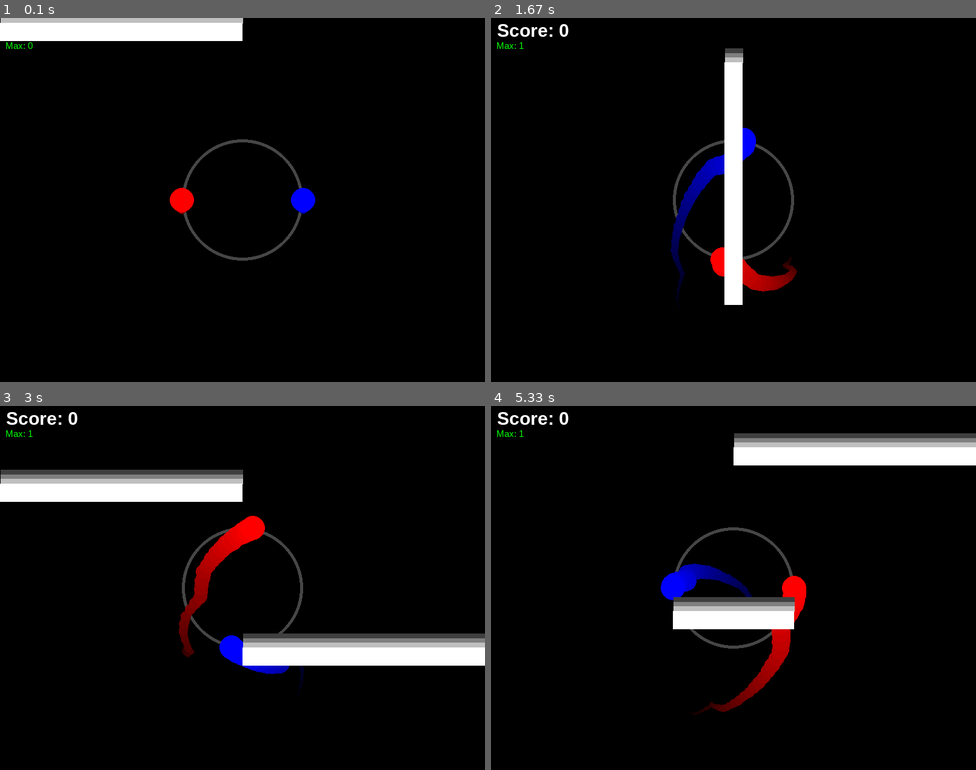
Above: before the commit, frames 1-4 (two rows, left to right).
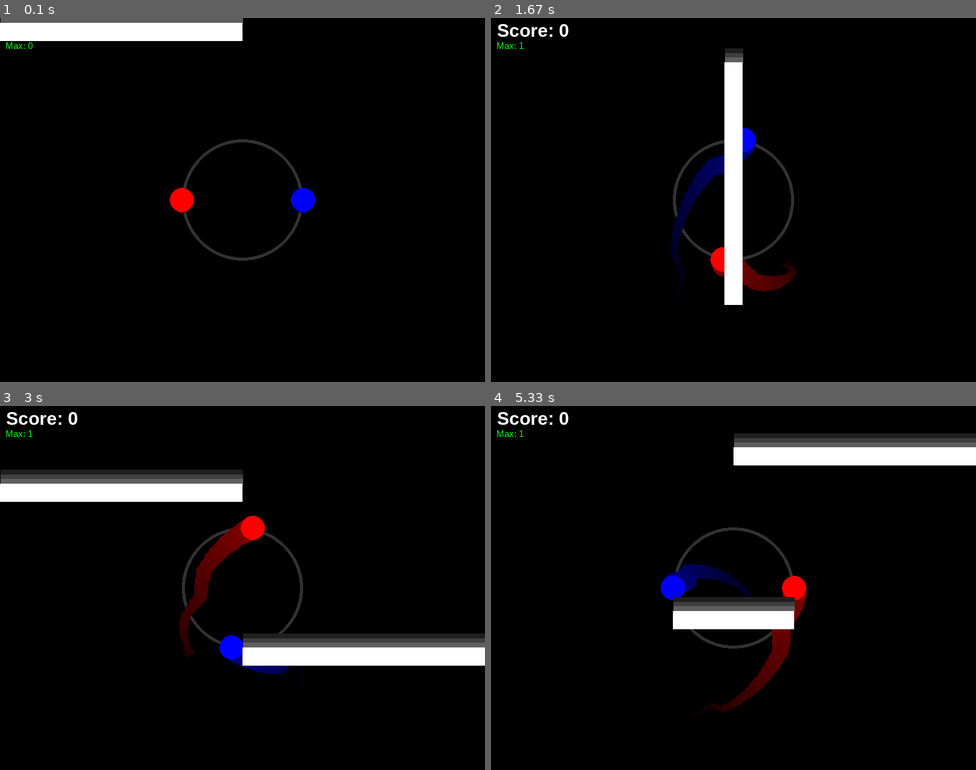
Above: after the commit, the same moments.

Repository: ycarowwww/atividades_backend_ifrn
Game: pygame game, started from 1Ano/JogoFimDeAno/duet.py
Same seed, same stepped clock (60 frames per second), same inputs: the game is played once before the commit and once after it.
Inputs:
- Up to frame 1 (0.1 s): no input
- Up to frame 2 (1.67 s): tap Shift at 0.33, 0.73, 1.03, 1.23, 1.53 s; hold D 0.67-1.13 s; tap Space at 0.82 s; hold D 1.17-1.63 s
- Up to frame 3 (3 s): hold A 1.67-2.2 s; tap Shift at 1.73, 2.03, 2.3, 2.6, 2.73 s; hold A 2.23-2.63 s; tap Space at 2.38 s; hold D from 2.67 s (still down)
- Up to frame 4 (5.33 s): tap Shift at 3.03, 3.4, 3.7, 3.9, 4.2, 4.4, 4.7, 4.9, 5.2 s; release D at 3.3 s; hold A 3.33-3.8 s; hold D 3.83-4.3 s; tap Space at 3.98 s; hold D 4.33-4.8 s; hold A from 4.83 s (still down)

The runs differ from the first frame. In frame 1, 0.7% of the frame differs, in the area x 0-64%, y 0-54%; in frame 2, 1.5%; in frame 3, 5.2%, in the area x 0-100%, y 17-74%; in frame 4, 4.3%.

Commit message:
PFA - Mudança nas Cores
Agora os "tracks" dos players e dos obstáculos começam mais escuros ao invés da exata mesma cor do objeto mesmo. Cinza da "roda" escurecido levemente.

Diff:
--- a/1Ano/JogoFimDeAno/duet.py
+++ b/1Ano/JogoFimDeAno/duet.py
@@ -1,5 +1,6 @@
 import pygame as pg
 import pygame.freetype
+import colorsys
 from math import cos, sin, radians
 from random import randint
 
@@ -13,12 +14,33 @@
 FPS: float = 60.0
 COLORS: dict[str, tuple[int, int, int]] = {
     "BLACK" : (0, 0, 0),
-    "GRAY" : (70, 70, 70),
+    "GRAY" : (50, 50, 50),
     "WHITE" : (255, 255, 255),
     "RED" : (255, 0, 0),
     "GREEN" : (0, 255, 0),
     "BLUE" : (0, 0, 255)
 }
+
+def adjust_brightness(color: tuple[int, int, int], brightness_factor: float) -> tuple[int, int, int]:
+    """
+        Ajusta o brilho de uma cor RGB convertendo-a para HSV.
+
+        Args:
+            color (tuple): Cor RGB original.
+            brightness_factor (float): Fator de Ajusta (1.0 = sem ajuste).
+
+        Returns:
+            tuple: cor RGB ajustada.
+    """
+
+    r, g, b = color
+    h, s, v = colorsys.rgb_to_hsv(r / 255.0, g / 255.0, b / 255.0)
+
+    v = min(1.0, max(0.0, v * brightness_factor))
+
+    r, g, b = colorsys.hsv_to_rgb(h, s, v)
+
+    return (int(r * 255), int(g * 255), int(b * 255))
 
 class Player:
     def __init__(self, position: list[int], color: tuple[int, int, int], size: int, angle: int = 0) -> None:
@@ -30,6 +52,7 @@
         self.hitbox_rect.center = self.position
         self.positions_track = []
         self.distance = 100
+        self.color_track = adjust_brightness(self.color, 0.5)
 
     def update(self, screen: pg.Surface, point: tuple[int, int], key: pg.key.ScancodeWrapper) -> None:
         if key[pg.K_LSHIFT] and self.distance > 0:
@@ -49,7 +72,7 @@
         track_length: int = len(self.positions_track)
         for line in range(track_length-1, 0, -1):
             line_width: int = int(-2 * self.size / track_length * line + 2 * self.size)
-            line_color: list[int, int, int] = [-color / track_length * line + color for color in list(self.color)]
+            line_color: list[int, int, int] = [-color / track_length * line + color for color in list(self.color_track)]
             pg.draw.line(screen, line_color, self.positions_track[line-1], self.positions_track[line], line_width)
             pg.draw.circle(screen, line_color, self.positions_track[line], line_width//2)
 
@@ -75,6 +98,7 @@
         self.hitbox_rect = pg.Rect(self.position[0], self.position[1], self.size[0], self.size[1])
         self.speed = 270 / 36 # 200 (bigger" circle's radius) + 40 (balls' radois) + self.size = total height / time (180º / 5º) | Formula Temporary Removed
         self.positions_track = []
+        self.color_track = adjust_brightness(self.color, 0.5)
 
     def movement_bottom(self) -> None:
         self.position[1] += self.speed
@@ -88,7 +112,7 @@
         track_length: int = len(self.positions_track)
         for line in range(track_length-1, 0, -1):
             line_width: int = self.size[0]
-            line_color: list[int, int, int] = [-color / track_length * line + color for color in list(self.color)]
+            line_color: list[int, int, int] = [-color / track_length * line + color for color in list(self.color_track)]
             pg.draw.line(screen, line_color, (self.hitbox_rect.centerx, self.positions_track[line-1]), (self.hitbox_rect.centerx, self.positions_track[line]), line_width)
 
         pg.draw.rect(screen, self.color, self.hitbox_rect)
